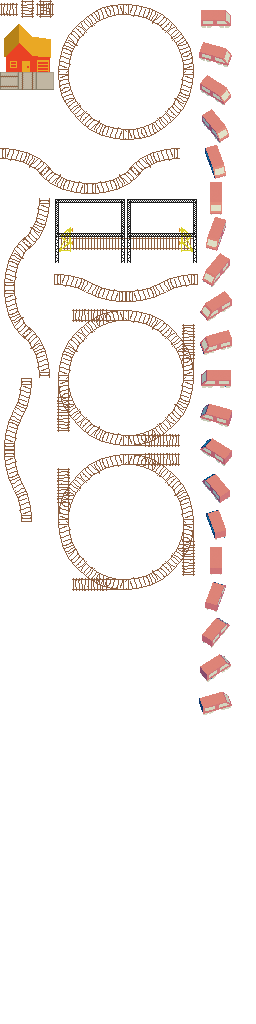
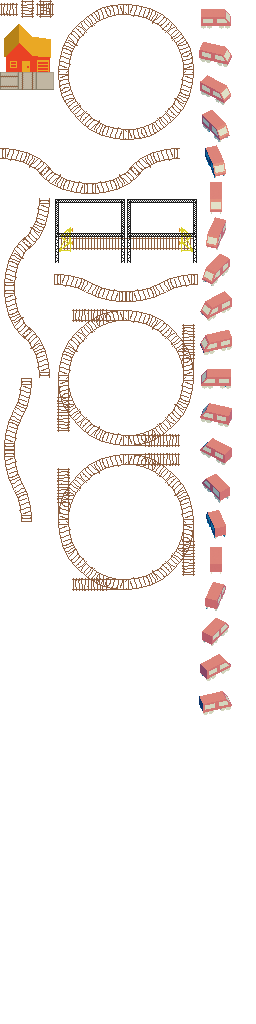
The second 256x1024 image is a revision of the first. Changes to its layers:
added layer "0002.png" above "0001.png" over box(200, 76, 231, 105)
added layer "0001.png" above "0000.png" over box(199, 42, 232, 67)
added layer "0000.png" above "0019.png" over box(201, 9, 231, 29)
added layer "0019.png" above "0018.png" over box(199, 691, 232, 715)
added layer "0018.png" above "0017.png" over box(200, 654, 231, 681)
added layer "0017.png" above "0016.png" over box(202, 618, 229, 646)
added layer "0016.png" above "0015.png" over box(205, 582, 226, 611)
added layer "0015.png" above "0014.png" over box(210, 547, 222, 574)
added layer "0014.png" above "0013.png" over box(206, 510, 226, 539)
added layer "0013.png" above "0012.png" over box(202, 474, 230, 503)
added layer "0012.png" above "0011.png" over box(200, 438, 232, 465)
added layer "0011.png" above "0010.png" over box(200, 403, 232, 426)
added layer "0010.png" above "0009.png" over box(201, 369, 231, 389)
added layer "0009.png" above "0008.png" over box(200, 330, 232, 355)
added layer "0008.png" above "0007.png" over box(200, 292, 232, 321)
added layer "0007.png" above "0006.png" over box(202, 254, 230, 286)
added layer "0006.png" above "0005.png" over box(206, 217, 226, 250)
added layer "0005.png" above "0004.png" over box(210, 182, 222, 214)
added layer "0004.png" above "0003.png" over box(205, 145, 226, 178)
added layer "0003.png" above "base.png" over box(202, 110, 230, 142)
renamed "0019.png" to "base.png", painted on it over box(199, 9, 232, 715)
